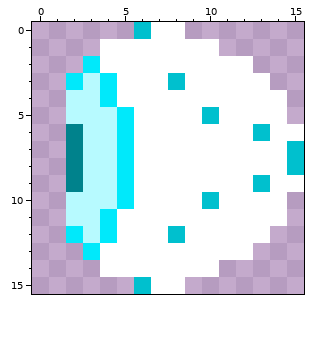
Pixel-art sprite -- assets/eye-spritesheet.png. This is how it looked before the edit.
The file is 16x16 pixels.
New version:
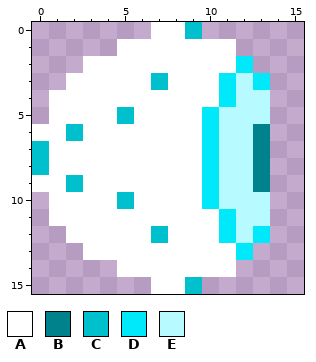
Palette (. is transparent): A #ffffff  B #00828c  C #00c0ce  D #00e9fb  E #b7faff
Difference:
Changed rows in their new state; - is an unchanged pixel.
first column x 0:
 0 ------.--C------
 1 ----.------A----
 2 ---A--------D---
 3 --AAA--CA--DED--
 4 -AAAA------DEE.-
 5 -AAAAC----DEEE.-
 6 AACAAA----DEEB..
 7 CAAAAA----DEEB..
 8 CAAAAA----DEEB..
 9 AACAAA----DEEB..
10 -AAAAC----DEEE.-
11 -AAAA------DEE.-
12 --AAA--CA--DED--
13 ---A--------D---
14 ----.------A----
15 ------.--C------
Where, in picture pixels (left, top, right, bottom), the same in both pictures:
changed: (32, 22, 304, 294)
